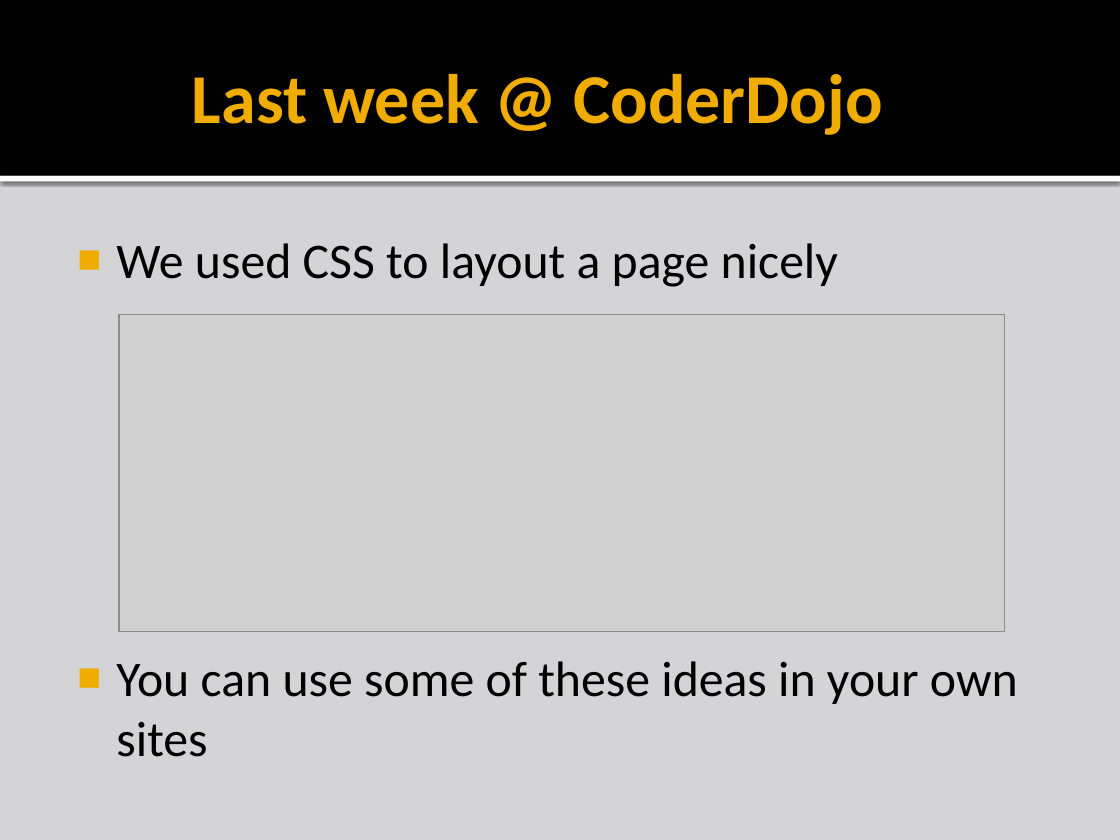
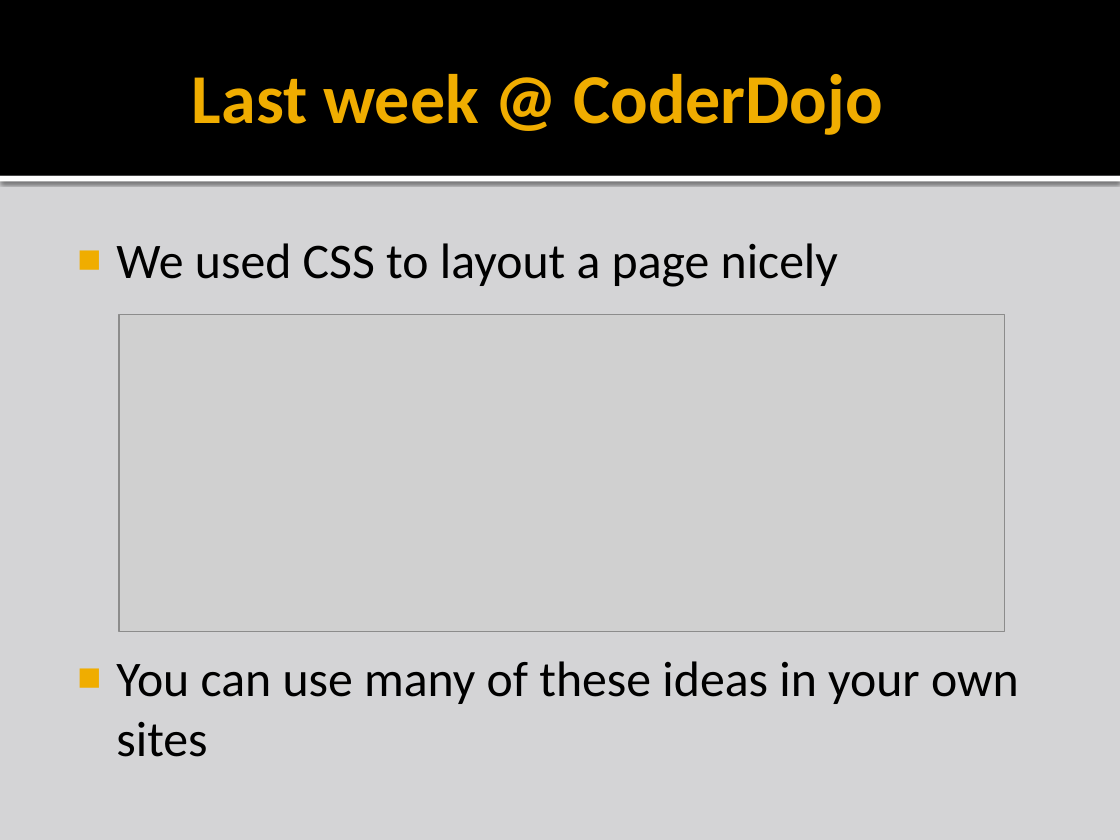
Before and after one commit to liamf/coderdojo-bray, a slide deck: slide 14 of html/presentations/CoderDojoBrayHTML_session5.pptx (slide 4 before the commit). Drawn at 1120x840 pixels with LibreOffice and Linux fonts; fonts in the diff are those of the drawing; grey boxes stand for pictures; background and template pictures are left out. Boxes give left, top, right and bottom in pixels: in the first picture for what was removed or moved away, otherwise in the second. Text is boxed around its words. In the diff, an @@ line names an element or a change of style, - is before the commit and + after.

```diff
--- a/html/presentations/CoderDojoBrayHTML_session5.pptx
+++ b/html/presentations/CoderDojoBrayHTML_session5.pptx
@@ text at (x1=116, y1=661, x2=1019, y2=757): text changed @@
-■ You can use some of these ideas in your own sites
+■ You can use many of these ideas in your own sites
```
Also in this commit, not shown: 11 other slides changed, 8 slides added, 2 slides removed, 15 other files.
